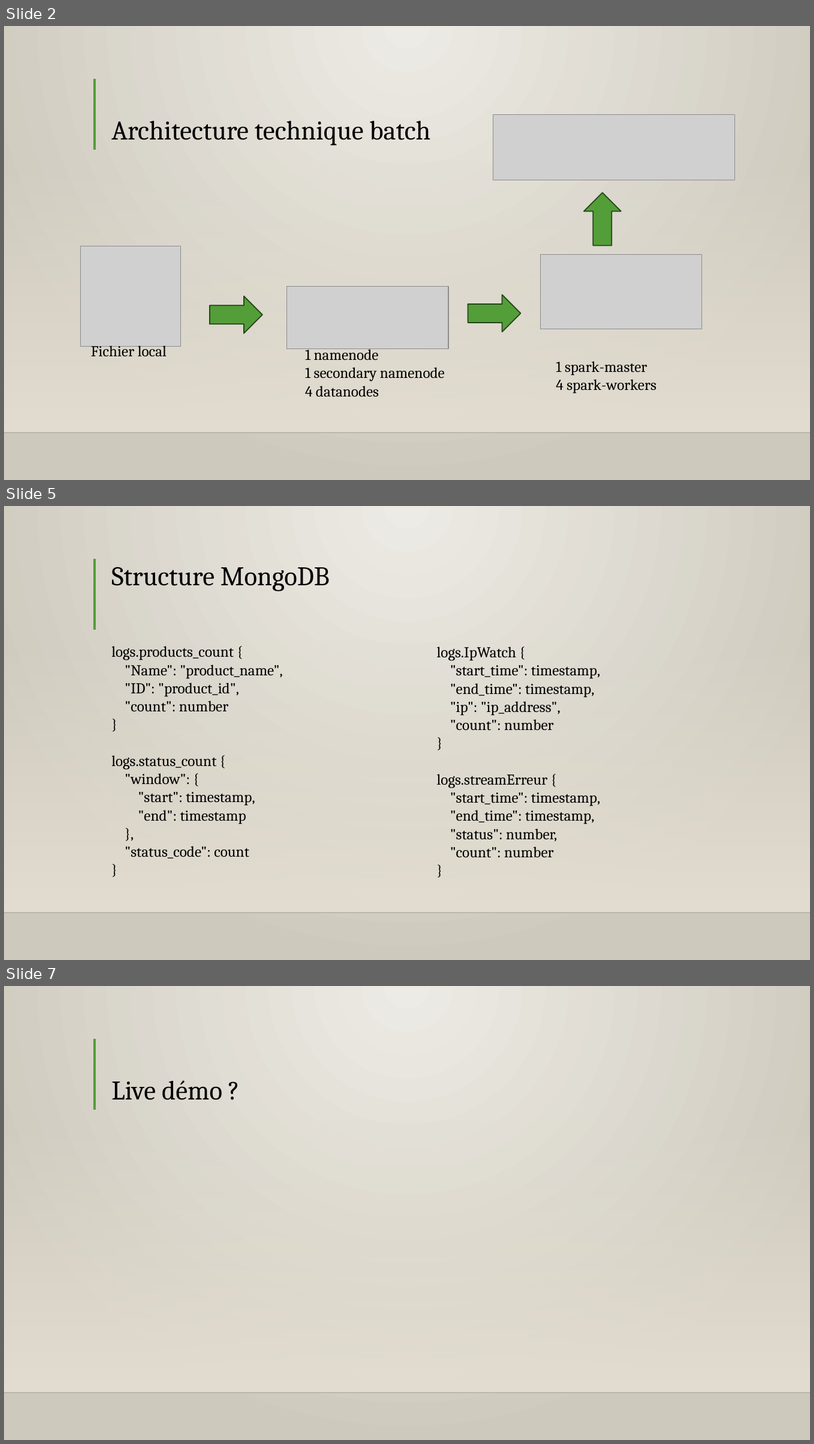
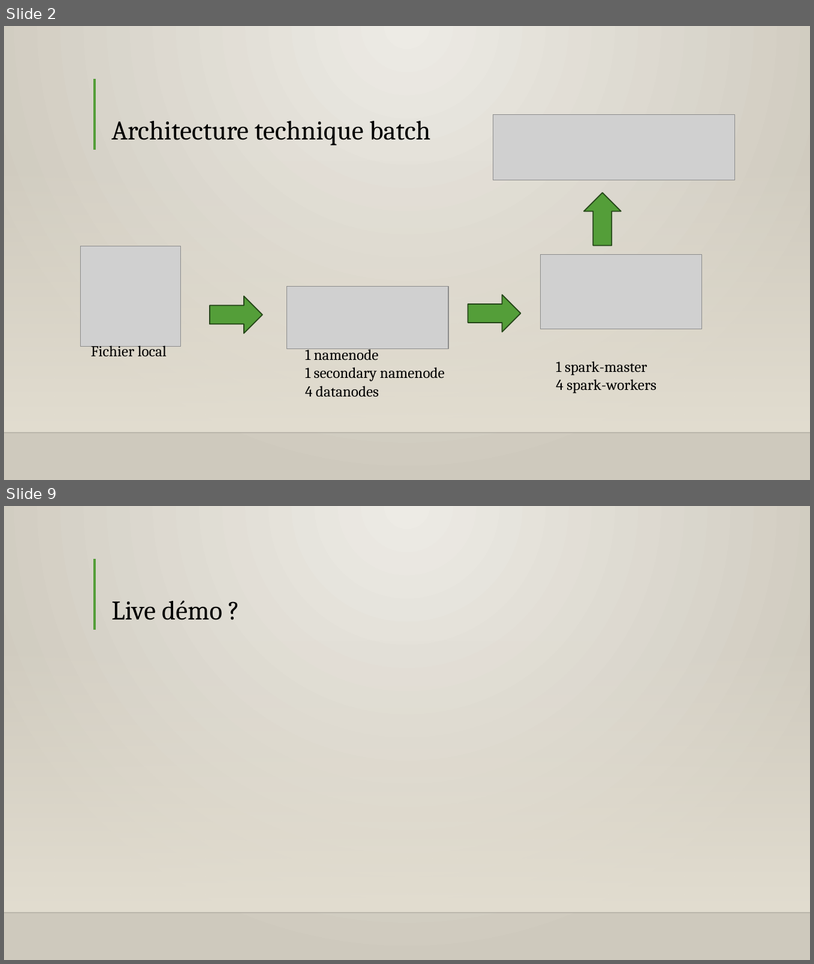
Before and after one commit to Lore9820/projet_architecture_distribue, a slide deck: presentation_projet_clement_lore.pptx. Shown one above the other, each under a label of ours: slides 2, 5 and 7 before the commit, slides 2 and 9 after it; the slides between them are not shown. The pictures are 814x1444 and 814x964 pixels, drawn with LibreOffice and Linux fonts; fonts in the diff are those of the drawing; grey boxes stand for pictures; background and template pictures are left out. Boxes give left, top, right and bottom in pixels: in the first picture for what was removed or moved away, otherwise in the second. Text is boxed around its words. In the diff, an @@ line names an element or a change of style, - is before the commit and + after.

```diff
--- a/presentation_projet_clement_lore.pptx
+++ b/presentation_projet_clement_lore.pptx
@@ slide 5 removed at (x1=4, y1=506, x2=810, y2=960), background gradient #EEECE6 to #CEC9BE; not listed: 3 template elements that a slide beside it also shows @@
@@ title removed at (x1=111, y1=567, x2=330, y2=591) @@
-Structure MongoDB
@@ text removed at (x1=111, y1=646, x2=282, y2=858) @@
-logs.products_count {
-"Name": "product_name",
-"ID": "product_id",
-"count": number
-}
-logs.status_count {
-"window": {
-"start": timestamp,
-"end": timestamp
-},
-"status_code": count
-}
@@ text removed at (x1=437, y1=646, x2=600, y2=858) @@
-logs.IpWatch {
-"start_time": timestamp,
-"end_time": timestamp,
-"ip": "ip_address",
-"count": number
-}
-logs.streamErreur {
-"start_time": timestamp,
-"end_time": timestamp,
-"status": number,
-"count": number
-}
@@ what was slide 7 is now slide 9 @@
```
Also in this commit, not shown: 2 slides changed, 4 slides added, 1 other slide removed.
